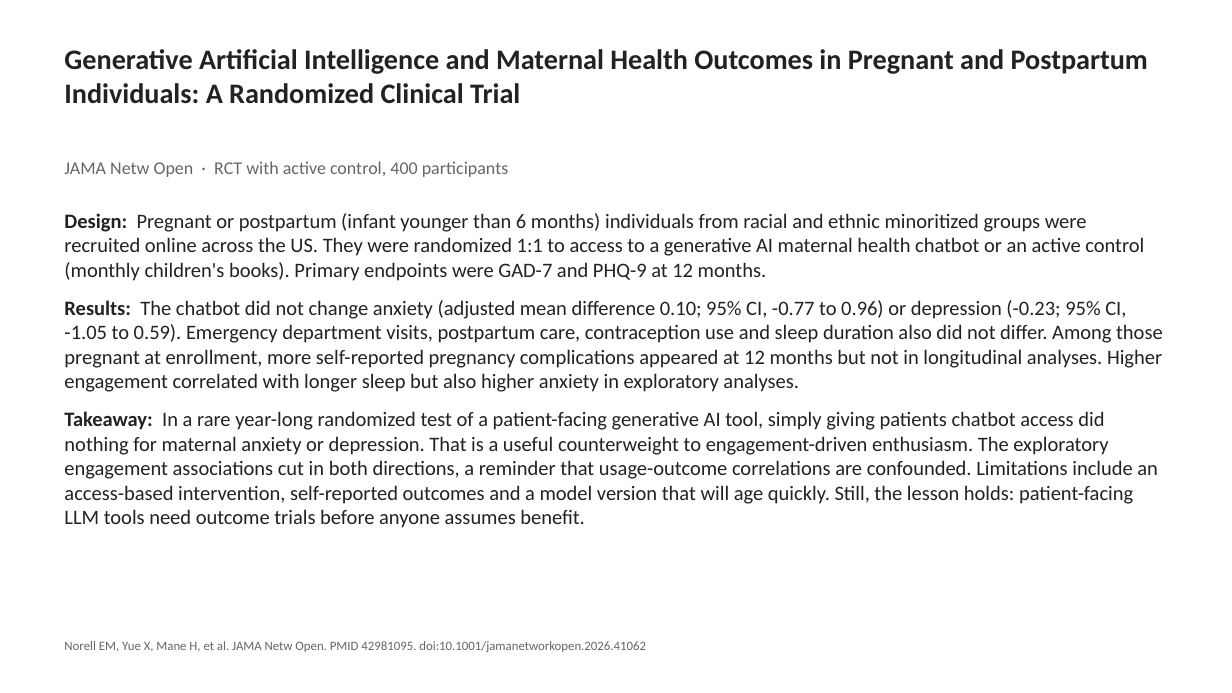
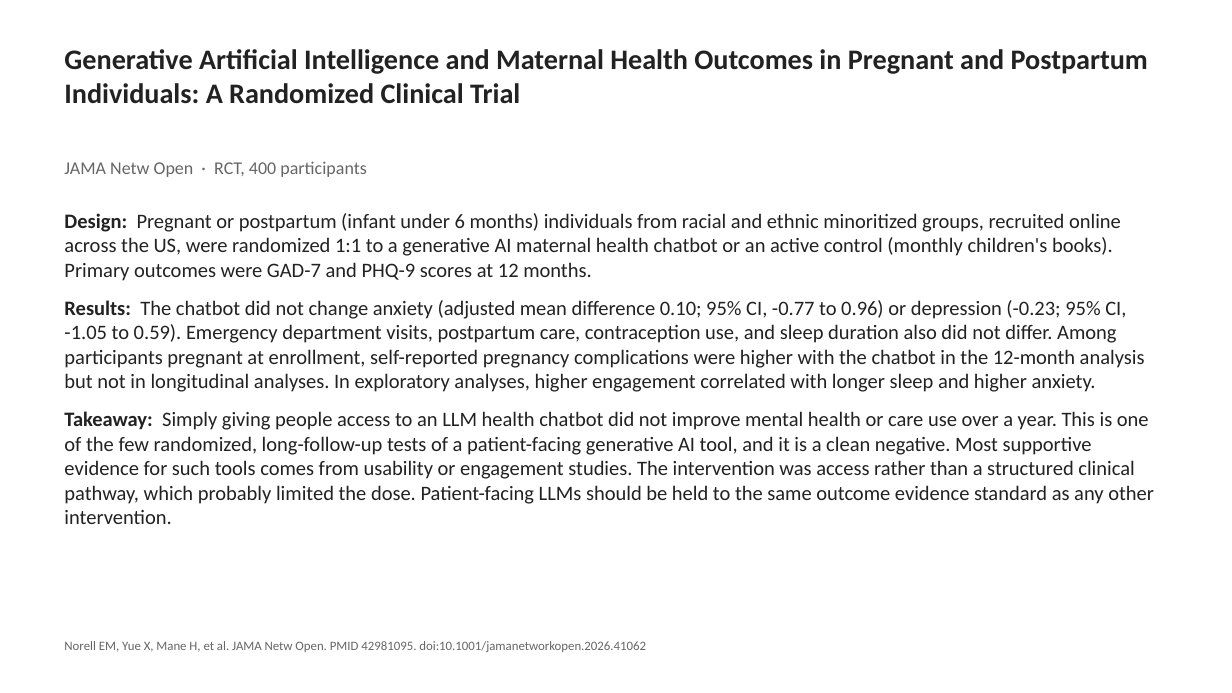
Before and after one commit to baljash-cheema/weekly-lit-review, a slide deck: slide 3 of slides/2026/review-slides-2026-11-11.pptx (slide 2 before the commit). Drawn at 1232x693 pixels with LibreOffice and Linux fonts; fonts in the diff are those of the drawing. Boxes give left, top, right and bottom in pixels: in the first picture for what was removed or moved away, otherwise in the second. Text is boxed around its words. In the diff, an @@ line names an element or a change of style, - is before the commit and + after.

```diff
--- a/slides/2026/review-slides-2026-11-11.pptx
+++ b/slides/2026/review-slides-2026-11-11.pptx
@@ text at bbox=[64, 161, 366, 177]: text changed @@
-JAMA Netw Open · RCT with active control, 400 participants
+JAMA Netw Open · RCT, 400 participants
@@ text at bbox=[64, 213, 1154, 524]: text changed @@
-Design: Pregnant or postpartum (infant younger than 6 months) individuals from racial and ethnic minoritized groups were recruited online across the US. They were randomized 1:1 to access to a generative AI maternal health chatbot or an active control (monthly children's books). Primary endpoints were GAD-7 and PHQ-9 at 12 months.
-Results: The chatbot did not change anxiety (adjusted mean difference 0.10; 95% CI, -0.77 to 0.96) or depression (-0.23; 95% CI, -1.05 to 0.59). Emergency department visits, postpartum care, contraception use and sleep duration also did not differ. Among those pregnant at enrollment, more self-reported pregnancy complications appeared at 12 months but not in longitudinal analyses. Higher engagement correlated with longer sleep but also higher anxiety in exploratory analyses.
-Takeaway: In a rare year-long randomized test of a patient-facing generative AI tool, simply giving patients chatbot access did nothing for maternal anxiety or depression. That is a useful counterweight to engagement-driven enthusiasm. The exploratory engagement associations cut in both directions, a reminder that usage-outcome correlations are confounded. Limitations include an access-based intervention, self-reported outcomes and a model version that will age quickly. Still, the lesson holds: patient-facing LLM tools need outcome trials before anyone assumes benefit.
+Design: Pregnant or postpartum (infant under 6 months) individuals from racial and ethnic minoritized groups, recruited online across the US, were randomized 1:1 to a generative AI maternal health chatbot or an active control (monthly children's books). Primary outcomes were GAD-7 and PHQ-9 scores at 12 months.
+Results: The chatbot did not change anxiety (adjusted mean difference 0.10; 95% CI, -0.77 to 0.96) or depression (-0.23; 95% CI, -1.05 to 0.59). Emergency department visits, postpartum care, contraception use, and sleep duration also did not differ. Among participants pregnant at enrollment, self-reported pregnancy complications were higher with the chatbot in the 12-month analysis but not in longitudinal analyses. In exploratory analyses, higher engagement correlated with longer sleep and higher anxiety.
+Takeaway: Simply giving people access to an LLM health chatbot did not improve mental health or care use over a year. This is one of the few randomized, long-follow-up tests of a patient-facing generative AI tool, and it is a clean negative. Most supportive evidence for such tools comes from usability or engagement studies. The intervention was access rather than a structured clinical pathway, which probably limited the dose. Patient-facing LLMs should be held to the same outcome evidence standard as any other intervention.
```
Also in this commit, not shown: 2 other slides changed, 1 slide added, 1 other file.
